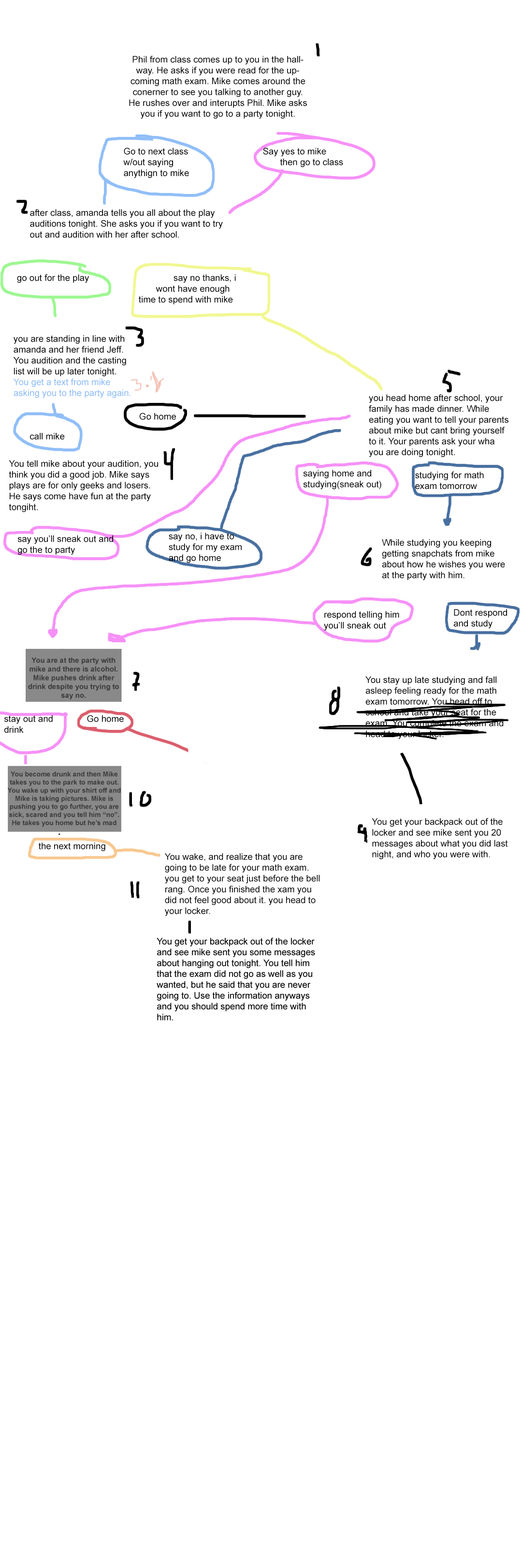
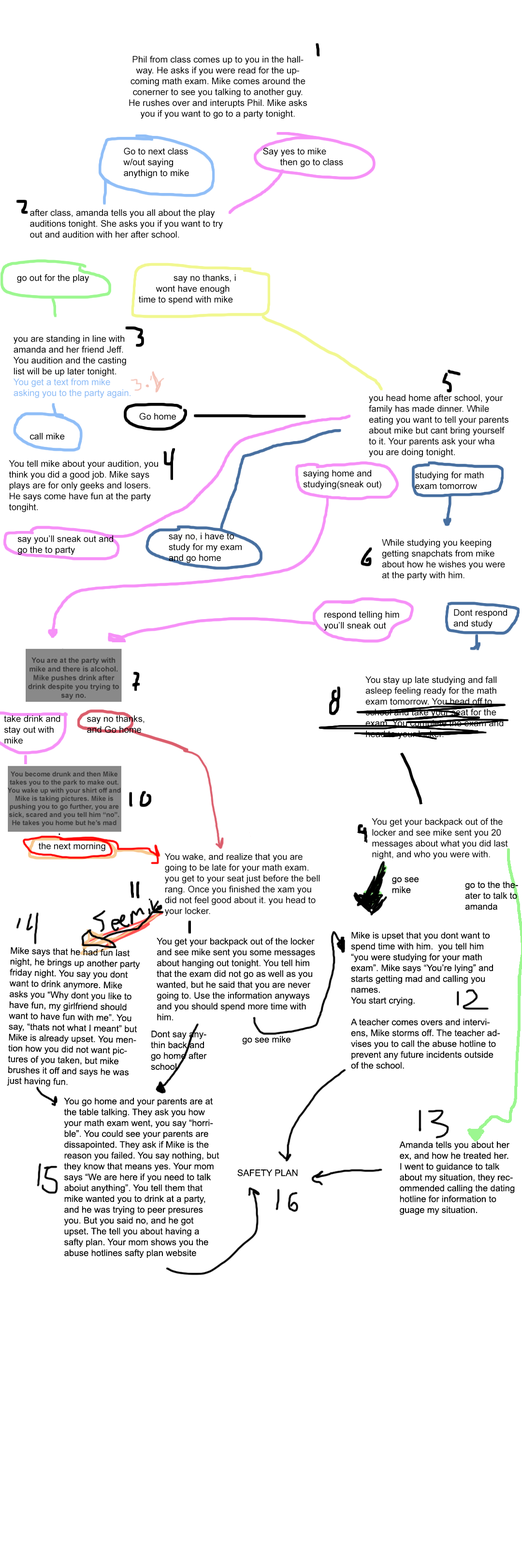
Revision of a layered 522 × 1568 image; what changed, layer by layer:
added layer "go see mike" (1st of 2) above "SAFETY PLAN" over [left=392, top=876, right=420, bottom=894]
added layer "SAFETY PLAN" above "Amanda tells you about her ex, and how he treated her. I went" over [left=237, top=1168, right=298, bottom=1177]
added layer "Amanda tells you about her ex, and how he treated her. I went" above "go to the theater to talk to amanda" over [left=399, top=1141, right=516, bottom=1215]
added layer "go to the theater to talk to amanda" above "Mike says that he had fun last night, he brings up another part" over [left=465, top=881, right=519, bottom=910]
added layer "Mike says that he had fun last night, he brings up another part" above "Mike is upset that you dont want to spend time with him. you t" over [left=6, top=946, right=141, bottom=1087]
added layer "Mike is upset that you dont want to spend time with him. you t" above "go see mike" over [left=351, top=931, right=501, bottom=1069]
added layer "go see mike" (2nd of 2) above "You go home and your parents are at the table talking. They ask" over [left=242, top=1035, right=292, bottom=1045]
added layer "You go home and your parents are at the table talking. They ask" above "Dont say anythin back and go home after school" over [left=63, top=1097, right=220, bottom=1258]
added layer "Dont say anythin back and go home after school" above "Layer 6" over [left=150, top=1030, right=208, bottom=1070]
painted on "Layer 6" over [left=15, top=835, right=522, bottom=1276]
painted on "Layer 2" over [left=325, top=860, right=489, bottom=996]
renamed "stay out and drink" to "take drink and stay out with mike", painted on it over [left=3, top=715, right=61, bottom=744]
renamed "Go home" to "say no thanks, and Go home", painted on it over [left=87, top=714, right=145, bottom=734]
painted on "Layer 0" over [left=182, top=749, right=364, bottom=977]
